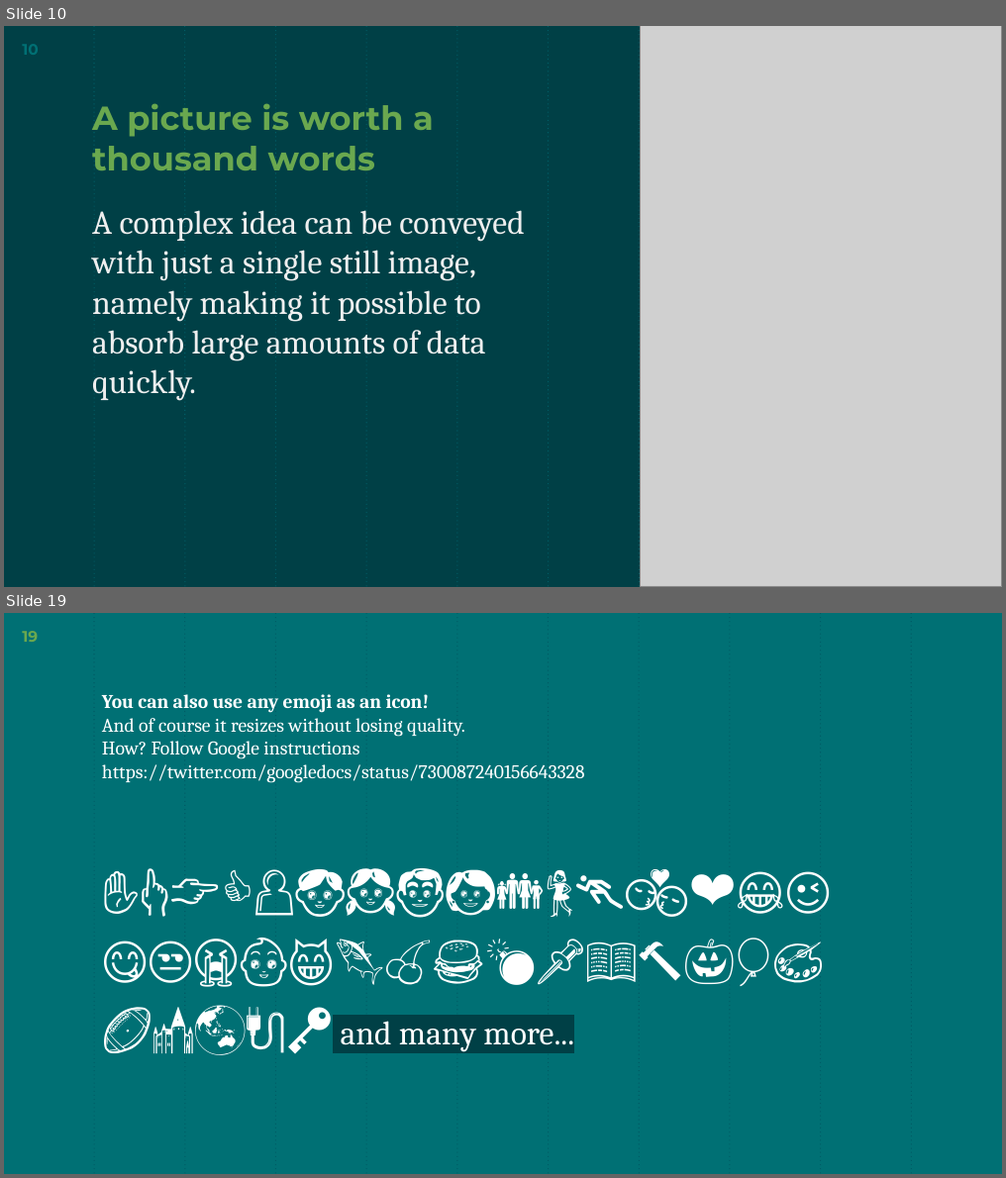
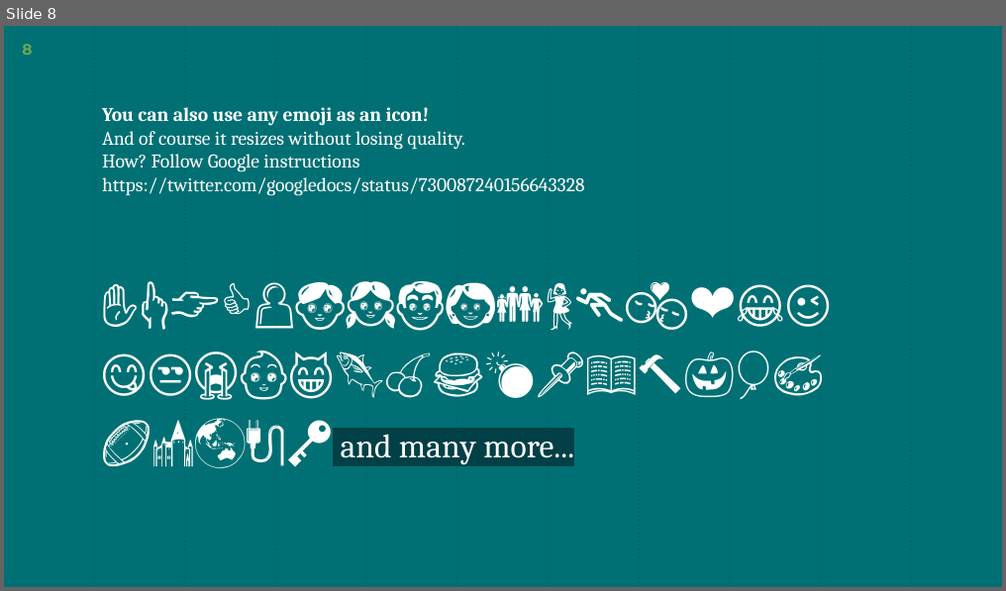
Before and after one commit to JF-Cotza/JosephCotza_5_31082021, a slide deck: Soutenance/Oniroco.pptx. Shown one above the other, each under a label of ours: slides 10 and 19 before the commit, slide 8 after it; the slides between them are not shown. The pictures are 1006x1178 and 1006x591 pixels, drawn with LibreOffice and Linux fonts; fonts in the diff are those of the drawing; grey boxes stand for pictures. Boxes give left, top, right and bottom in pixels: in the first picture for what was removed or moved away, otherwise in the second. Text is boxed around its words. In the diff, an @@ line names an element or a change of style, - is before the commit and + after.

```diff
--- a/Soutenance/Oniroco.pptx
+++ b/Soutenance/Oniroco.pptx
@@ slide 10 removed at (4, 26, 1002, 587), background #004046; not listed: 10 template elements that a slide beside it also shows @@
@@ picture removed at (641, 26, 1002, 586) @@
@@ text removed at (826, 26, 872, 85) @@
-£
@@ text removed at (872, 26, 978, 168) @@
-$
@@ text removed at (92, 103, 434, 171) @@
-A picture is worth a thousand words
@@ text removed at (92, 210, 524, 401) @@
-A complex idea can be conveyed with just a single still image, namely making it possible to absorb large amounts of data quickly.
@@ what was slide 19 is now slide 8 @@
@@ page number at (22, 44, 32, 55): text changed @@
-19
+8
```
Also in this commit, not shown: 3 slides changed, 11 other slides removed, 5 other files.
